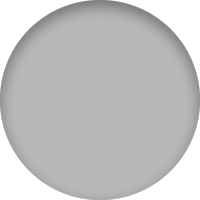
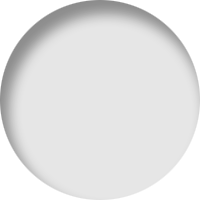
Before/after of a 200 × 200 layered artwork. What changed in the layer stack:
hid "Layer 1" over [0, 0, 200, 200]
